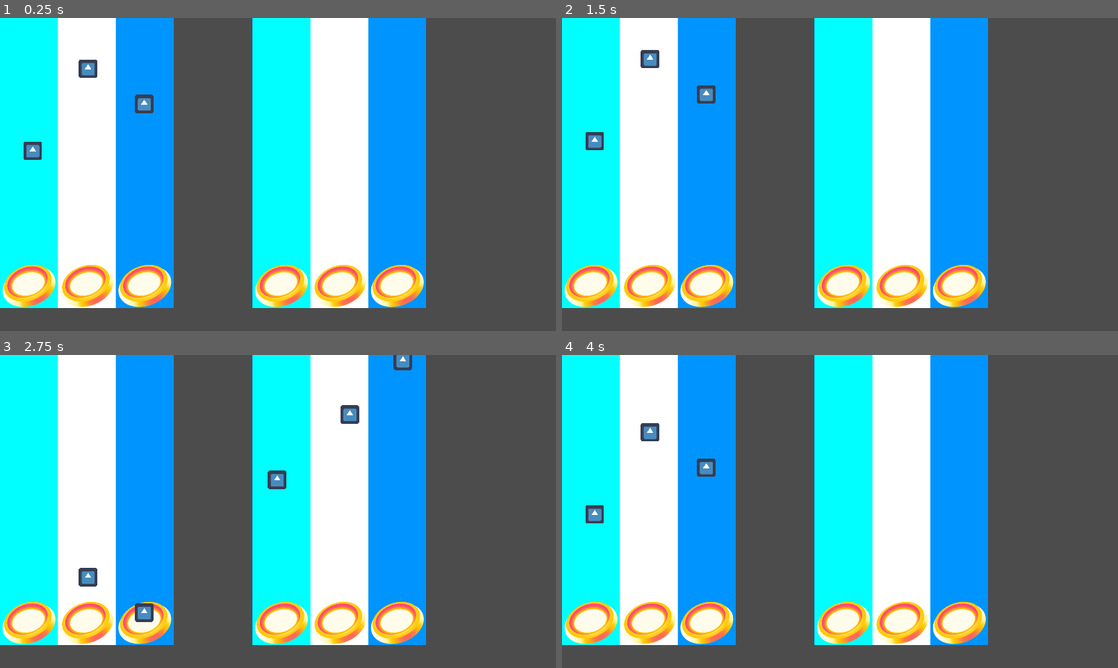
Above: before the commit, frames 1-4 (two rows, left to right).
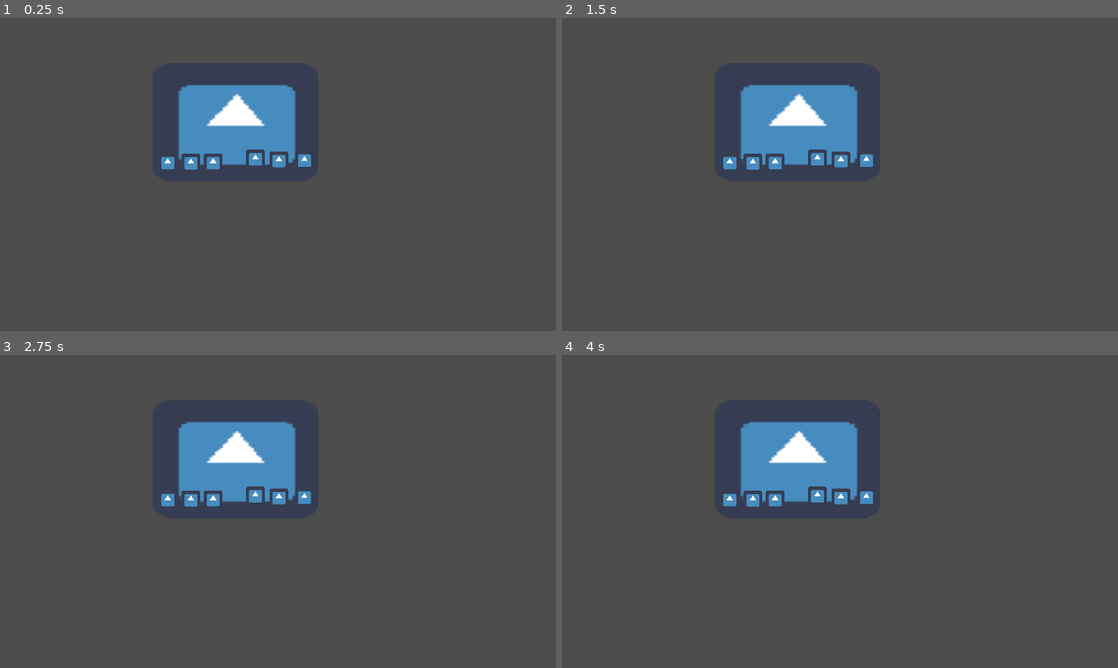
Above: after the commit, the same moments.

Repository: ctathkren/2-week-rhythm
Game: Godot game, scene res://game/scenes/main/2d/gameplay.tscn
The game is run twice, just before and just after one commit, with the same random seed, the same clock (stepped at 60 frames per second) and the same inputs. Before the commit the project starts from res://game/scenes/main/gameplay.tscn. The engine's default icon, where the game draws it, is replaced by a stand-in: a white triangle on a blue panel in a dark square.
Inputs:
- Up to frame 1 (0.25 s): no input
- Up to frame 2 (1.5 s): hold Down (ui_down) from 1.28 s (still down)
- Up to frame 3 (2.75 s): release Down (ui_down) at 2.03 s
- Up to frame 4 (4 s): hold Down (ui_down) from 3.53 s (still down)

The runs differ from the first frame. In frame 1, 61% of the frame differs, in the area x 0-77%, y 0-93%; in frame 2, 61%; in frame 3, 61%; in frame 4, 61%.

Commit message:
file structure updates

Diff:
--- a/HYMN/game/scenes/components/button/button.gd
+++ b/HYMN/game/scenes/components/button/button.gd
@@ -13,7 +13,7 @@
 
 
 # Called every frame. 'delta' is the elapsed time since the previous frame.
-func _physics_process(delta):
+func _physics_process(_delta):
 
 
 	# ---
--- a/HYMN/game/scenes/main/2d/gameplay.gd
+++ b/HYMN/game/scenes/main/2d/gameplay.gd
@@ -4,11 +4,15 @@
 
 # ---
 
-# Called when the node enters the scene tree for the first time.
 func _ready():
-	pass # Replace with function body.
+	pass
 
 
-# Called every frame. 'delta' is the elapsed time since the previous frame.
-#func _process(delta):
-#	pass
+func _physics_process(_delta):
+	if Input.is_action_just_pressed("ui_down"):
+		resetLevel()
+
+# ---
+
+func resetLevel():
+	var _reload = get_tree().reload_current_scene()
--- a/HYMN/game/scenes/main/2d/gameplay.tscn
+++ b/HYMN/game/scenes/main/2d/gameplay.tscn
@@ -2,11 +2,27 @@
 
 [ext_resource path="res://icon.png" type="Texture" id=1]
 [ext_resource path="res://game/scenes/components/button/button.tscn" type="PackedScene" id=2]
-[ext_resource path="res://game/scenes/main/2d/gameplay.gd" type="Script" id=3]
+
+[sub_resource type="GDScript" id=1]
+script/source = "extends Node2D
+
+var BPM
+
+# ---
+
+# Called when the node enters the scene tree for the first time.
+func _ready():
+	pass # Replace with function body.
+
+
+# Called every frame. 'delta' is the elapsed time since the previous frame.
+#func _process(delta):
+#	pass
+"
 
 [node name="Gameplay" type="Node2D"]
 position = Vector2( 815, 399 )
-script = ExtResource( 3 )
+script = SubResource( 1 )
 
 [node name="Background" type="Sprite" parent="."]
 position = Vector2( -1, -39.875 )
--- a/HYMN/game/scenes/main/gameplay3d.tscn
+++ b/HYMN/game/scenes/main/3d/gameplay3d.tscn
@@ -1,11 +1,12 @@
 [gd_scene load_steps=9 format=2]
 
-[ext_resource path="res://game/scenes/main/gameplay.tscn" type="PackedScene" id=1]
+[ext_resource path="res://game/scenes/main/2d/gameplay.tscn" type="PackedScene" id=1]
 [ext_resource path="res://game/scenes/components/growth_play_area.tscn" type="PackedScene" id=2]
 [ext_resource path="res://game/assets/art/general/background_sample.png" type="Texture" id=3]
 [ext_resource path="res://game/assets/art/general/playarea_sample.png" type="Texture" id=4]
 [ext_resource path="res://game/assets/art/general/Purple Highway.png" type="Texture" id=5]
 [ext_resource path="res://game/assets/art/general/Red Highway.png" type="Texture" id=6]
+
 
 [sub_resource type="ViewportTexture" id=1]
 viewport_path = NodePath("GameplayViewportContainer/GameplayViewport")
--- a/HYMN/game/scenes/main/3d/spatial.tscn
+++ /dev/null
@@ -1,27 +0,0 @@
-[gd_scene load_steps=4 format=2]
-
-[ext_resource path="res://game/scenes/components/growth_play_area/growth_play_area.tscn" type="PackedScene" id=1]
-[ext_resource path="res://game/assets/art/general/3d/playarea_sample.png" type="Texture" id=2]
-[ext_resource path="res://game/assets/art/general/3d/background_sample.png" type="Texture" id=3]
-
-[node name="Spatial" type="Spatial"]
-
-[node name="CanvasLayer" type="CanvasLayer" parent="."]
-
-[node name="Viewport" type="Viewport" parent="."]
-size = Vector2( 1920, 1080 )
-
-[node name="Camera" type="Camera" parent="."]
-transform = Transform( 1, 0, 0, 0, 1, 0, 0, 0, 1, 9.6, -5, 10 )
-
-[node name="Sprite3D" type="Sprite3D" parent="."]
-transform = Transform( 1, 0, 0, 0, 0.866025, 0.5, 0, -0.5, 0.866025, 5, -5, 0 )
-texture = ExtResource( 2 )
-
-[node name="GrowthPlayArea" parent="Sprite3D" instance=ExtResource( 1 )]
-visible = false
-position = Vector2( 347, 294 )
-
-[node name="BackgroundSprite" type="Sprite3D" parent="."]
-transform = Transform( 1, 0, 0, 0, 1, 0, 0, 0, 1, 9.6, -5.4, 0 )
-texture = ExtResource( 3 )
--- a/HYMN/game/scenes/main/gameplay.gd
+++ /dev/null
@@ -1,18 +0,0 @@
-extends Node2D
-
-var BPM
-
-# ---
-
-func _ready():
-	pass
-
-
-func _physics_process(_delta):
-	if Input.is_action_just_pressed("ui_down"):
-		resetLevel()
-
-# ---
-
-func resetLevel():
-	var _reload = get_tree().reload_current_scene()
--- a/HYMN/game/scenes/main/gameplay.tscn
+++ /dev/null
@@ -1,43 +0,0 @@
-[gd_scene load_steps=5 format=2]
-
-[ext_resource path="res://game/scenes/components/growth_play_area.tscn" type="PackedScene" id=1]
-[ext_resource path="res://game/scenes/components/decay_play_area.tscn" type="PackedScene" id=2]
-[ext_resource path="res://game/scenes/main/gameplay.gd" type="Script" id=3]
-[ext_resource path="res://game/scenes/components/note.tscn" type="PackedScene" id=4]
-
-[node name="Gameplay" type="Node2D"]
-position = Vector2( 472, 648 )
-script = ExtResource( 3 )
-
-[node name="GrowthPlayArea" parent="." instance=ExtResource( 1 )]
-position = Vector2( -172, -148 )
-
-[node name="Note" parent="." instance=ExtResource( 4 )]
-position = Vector2( -359, -315 )
-
-[node name="Note2" parent="." instance=ExtResource( 4 )]
-position = Vector2( 26, -476 )
-
-[node name="Note3" parent="." instance=ExtResource( 4 )]
-position = Vector2( -168, -598 )
-
-[node name="DecayPlayArea" parent="." instance=ExtResource( 2 )]
-position = Vector2( 700, -148 )
-
-[node name="Note4" parent="." instance=ExtResource( 4 )]
-position = Vector2( 86, -1920 )
-
-[node name="Note5" parent="." instance=ExtResource( 4 )]
-position = Vector2( 734, -1711 )
-
-[node name="Note6" parent="." instance=ExtResource( 4 )]
-position = Vector2( 896, -1547 )
-
-[node name="Note7" parent="." instance=ExtResource( 4 )]
-position = Vector2( 919, -1345 )
-
-[node name="Note8" parent="." instance=ExtResource( 4 )]
-position = Vector2( 736, -1159 )
-
-[node name="Note9" parent="." instance=ExtResource( 4 )]
-position = Vector2( 485, -934 )
--- a/HYMN/project.godot
+++ b/HYMN/project.godot
@@ -11,7 +11,7 @@
 [application]
 
 config/name="HYMN"
-run/main_scene="res://game/scenes/main/gameplay.tscn"
+run/main_scene="res://game/scenes/main/2d/gameplay.tscn"
 config/icon="res://icon.png"
 
 [display]
